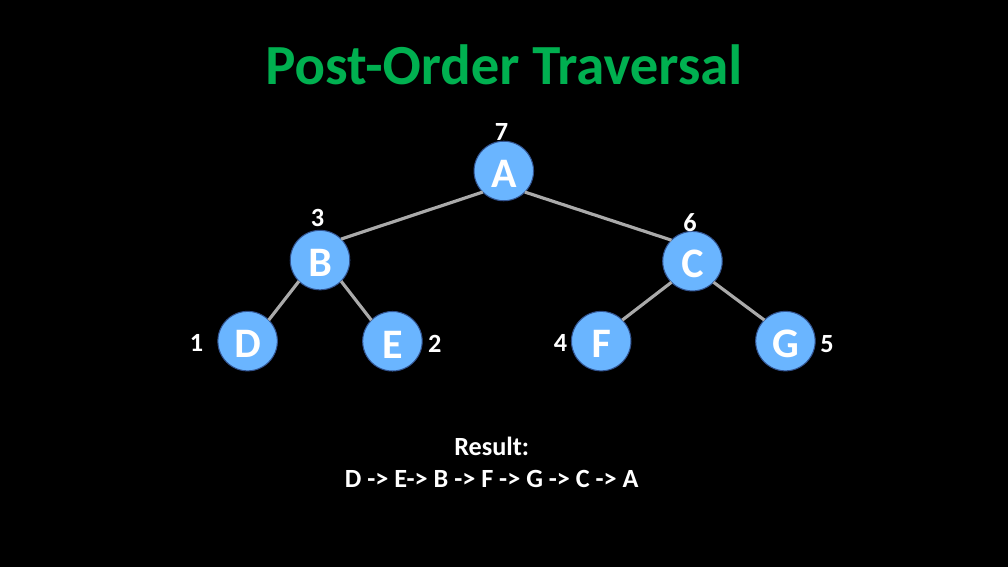
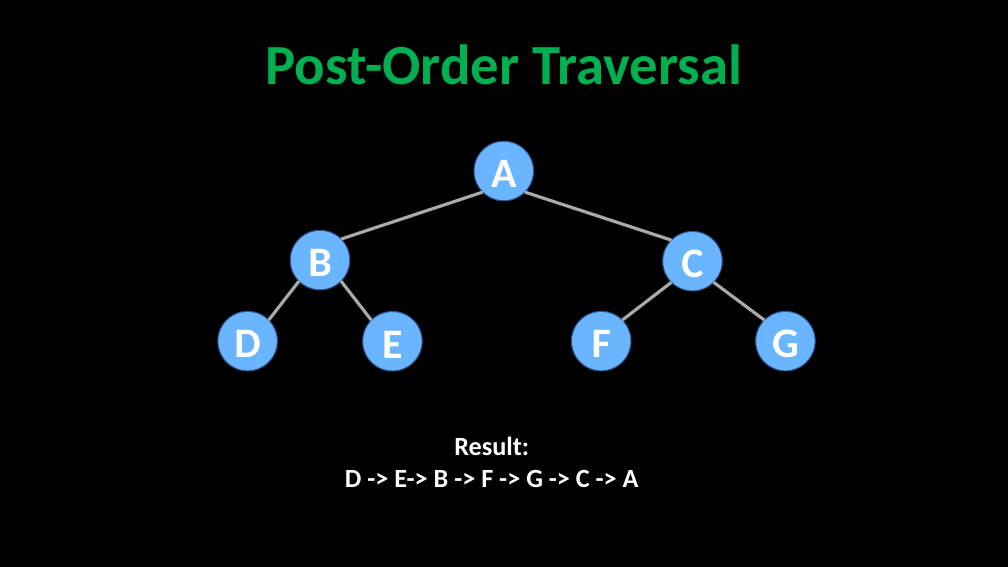
Before and after one commit to robitussin/CCS0015, a slide deck: slide 10 of tree/Tree Traversal.pptx (slide 9 before the commit). Drawn at 1008x567 pixels with LibreOffice and Linux fonts; fonts in the diff are those of the drawing. Boxes give left, top, right and bottom in pixels: in the first picture for what was removed or moved away, otherwise in the second. Text is boxed around its words. In the diff, an @@ line names an element or a change of style, - is before the commit and + after.

```diff
--- a/tree/Tree Traversal.pptx
+++ b/tree/Tree Traversal.pptx
@@ text removed at [495, 123, 508, 146] @@
-7
@@ text removed at [311, 208, 324, 232] @@
-3
@@ text removed at [683, 210, 696, 238] @@
-6
@@ text removed at [190, 334, 203, 351] @@
-1
@@ text removed at [428, 334, 441, 352] @@
-2
@@ text removed at [554, 334, 567, 351] @@
-4
@@ text removed at [820, 335, 833, 352] @@
-5
```
Also in this commit, not shown: 1 other slide changed, 1 slide added.
